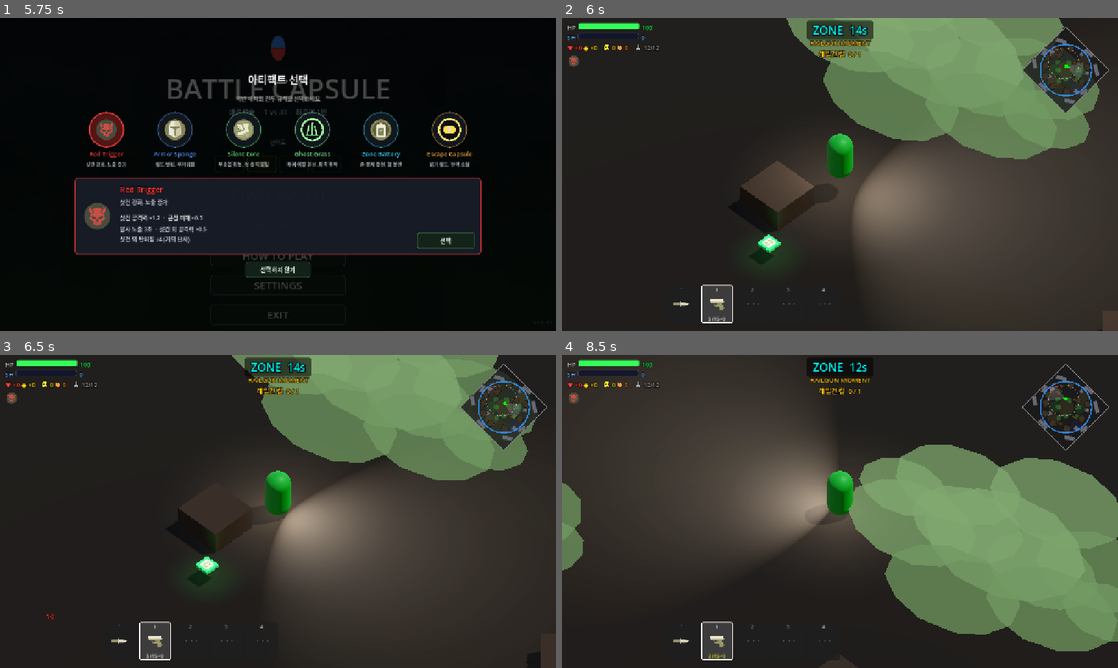
Above: before the commit, frames 1-4 (two rows, left to right).
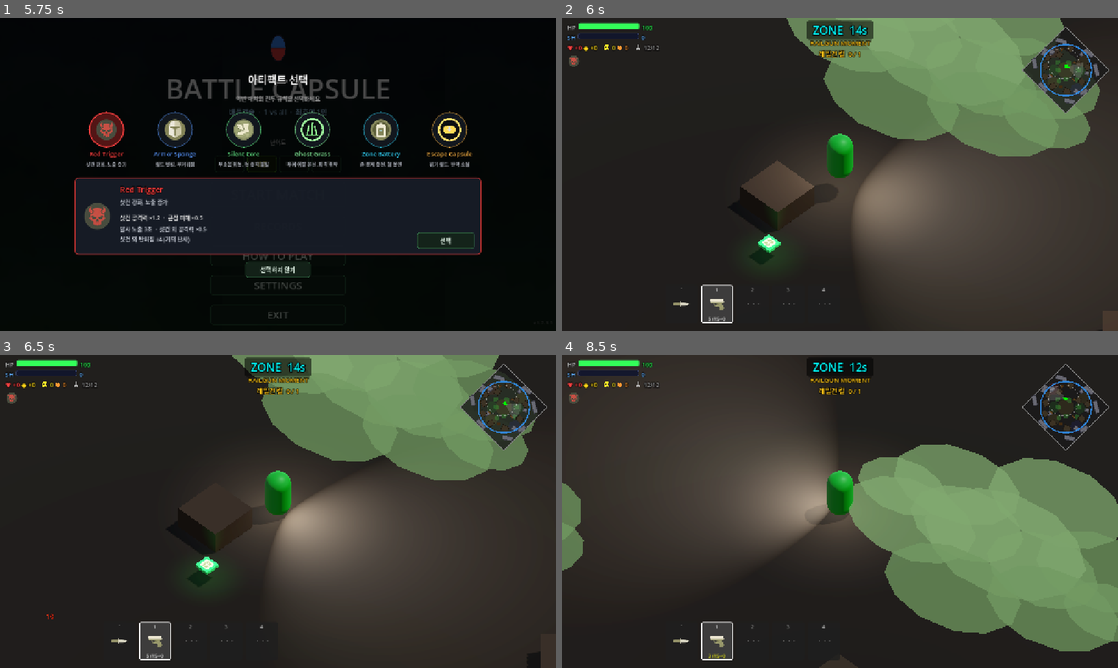
Above: after the commit, the same moments.

Repository: Kyulhee/battle-capsule
Game: Godot game, scene res://src/Main.tscn
The game is run twice, just before and just after one commit, with the same random seed, the same clock (stepped at 60 frames per second) and the same inputs.
Inputs (mouse positions are in pixels of both pictures, inside the frame that each line leads up to):
- Up to frame 1 (5.75 s): click "START MATCH" at 0.5 s; click "START MATCH" at 1.25 s; click "쉬움" at 2 s; click "보통" at 2.75 s; click "어려움" at 3.5 s; click "지옥" at 4.25 s; click "RECORDS" at 5 s
- Up to frame 2 (6 s): click "선택" at 5.75 s
- Up to frame 3 (6.5 s): no input
- Up to frame 4 (8.5 s): tap Enter at 6.5 s; move the mouse to (812, 574) at 6.52 s; press the mouse at (812, 574) at 6.53 s; hold W (ui_up) 6.53-8.03 s; tap Space at 6.77, 7.52 s; move the mouse to (1006, 558) at 7.27 s; release the mouse at (1006, 558) at 7.28 s; tap Q (heal) at 7.35 s; move the mouse to (673, 464) at 8.02 s; hold A (ui_left) from 8.03 s (still down); tap F (interact) at 8.1 s

Frame 1 is identical in both runs. In frame 2, 0.4% of the frame differs, in the area x 40-97%, y 0-46%; in frame 3, 0.2%; in frame 4, 0.6%, in the area x 51-100%, y 28-95%.

Commit message:
feat: rustle bush clumps individually

Diff:
--- a/src/environment/Bush.gd
+++ b/src/environment/Bush.gd
@@ -2,6 +2,12 @@
 
 const RUSTLE_DECAY := 2.4
 const RUSTLE_MOVEMENT_THRESHOLD := 0.65
+const RUSTLE_MOVE_INTERVAL := 0.16
+const RUSTLE_CHUNK_DURATION := 0.44
+const RUSTLE_CHUNK_WAVE_DELAY := 0.045
+const RUSTLE_ENTER_CHUNKS := 3
+const RUSTLE_MOVE_CHUNKS := 2
+const RUSTLE_EXIT_CHUNKS := 2
 const CATALOG_VISUAL_ALPHA := 0.72
 const CATALOG_VISUAL_ALPHA_INSIDE := 0.24
 const INTERIOR_TINT_ALPHA := 0.18
@@ -10,8 +16,10 @@
 var _local_player_inside := false
 var _occupants: Array = []
 var _rustle_amount := 0.0
+var _rustle_move_cooldown := 0.0
 var _feedback_material: StandardMaterial3D = null
 var _catalog_visual_materials: Array = []
+var _rustle_chunks: Array[Dictionary] = []
 
 @onready var _feedback_mesh := $MeshInstance3D as MeshInstance3D
 
@@ -30,7 +38,7 @@
 	elif body.has_method("set_in_bush"):
 		body.set_in_bush(true)
 	_update_local_player_inside()
-	_kick_rustle(1.0)
+	_kick_rustle(1.0, body.global_position, RUSTLE_ENTER_CHUNKS)
 
 func _on_body_exited(body):
 	_occupants.erase(body)
@@ -39,7 +47,7 @@
 	elif body.has_method("set_in_bush"):
 		body.set_in_bush(false)
 	_update_local_player_inside()
-	_kick_rustle(0.65)
+	_kick_rustle(0.65, body.global_position, RUSTLE_EXIT_CHUNKS)
 
 func set_catalog_visual_active(active: bool) -> void:
 	_catalog_visual_active = active
@@ -56,13 +64,18 @@
 		"feedback_visible": _feedback_mesh != null and _feedback_mesh.visible,
 		"catalog_visual_alpha": _catalog_visual_alpha(),
 		"catalog_material_count": _catalog_visual_materials.size(),
+		"rustle_chunk_count": _rustle_chunks.size(),
+		"active_rustle_chunks": _active_rustle_chunk_count(),
 	}
 
 func _process(delta: float) -> void:
 	_clean_occupants()
+	_rustle_move_cooldown = maxf(0.0, _rustle_move_cooldown - delta)
 	for body in _occupants:
 		if body is CharacterBody3D and body.velocity.length() > RUSTLE_MOVEMENT_THRESHOLD:
-			_kick_rustle(0.45)
+			if _rustle_move_cooldown <= 0.0:
+				_kick_rustle(0.45, body.global_position, RUSTLE_MOVE_CHUNKS)
+				_rustle_move_cooldown = RUSTLE_MOVE_INTERVAL
 			break
 	_apply_rustle(delta)
 
@@ -100,6 +113,7 @@
 
 func _configure_catalog_visual() -> void:
 	_catalog_visual_materials.clear()
+	_rustle_chunks.clear()
 	var catalog_visual := _get_catalog_visual()
 	if catalog_visual == null:
 		return
@@ -115,8 +129,20 @@
 				var material := _make_catalog_visual_material(mesh_instance, surface_index)
 				mesh_instance.set_surface_override_material(surface_index, material)
 				_catalog_visual_materials.append(material)
+		_register_rustle_chunk(mesh_instance)
 	for child in node.get_children():
 		_configure_catalog_visual_node(child)
+
+func _register_rustle_chunk(mesh_instance: MeshInstance3D) -> void:
+	_rustle_chunks.append({
+		"node": mesh_instance,
+		"base_transform": mesh_instance.transform,
+		"amount": 0.0,
+		"time": 0.0,
+		"delay": 0.0,
+		"duration": RUSTLE_CHUNK_DURATION,
+		"phase": float(_rustle_chunks.size()) * 0.71 + float(get_instance_id() % 19),
+	})
 
 func _make_catalog_visual_material(mesh_instance: MeshInstance3D, surface_index: int) -> StandardMaterial3D:
 	var source: Material = mesh_instance.get_surface_override_material(surface_index)
@@ -179,10 +205,18 @@
 		if not is_instance_valid(_occupants[i]):
 			_occupants.remove_at(i)
 
-func _kick_rustle(amount: float) -> void:
+func _kick_rustle(amount: float, world_pos: Vector3, max_chunks: int) -> void:
 	_rustle_amount = clampf(maxf(_rustle_amount, amount), 0.0, 1.0)
+	if not _rustle_chunks.is_empty():
+		var indexes := _nearest_rustle_chunk_indexes(world_pos, max_chunks)
+		for order in range(indexes.size()):
+			_activate_rustle_chunk(indexes[order], amount, order)
 
 func _apply_rustle(delta: float) -> void:
+	if not _rustle_chunks.is_empty():
+		_apply_chunk_rustle(delta)
+		return
+
 	var visual := _get_rustle_visual()
 	if visual == null:
 		return
@@ -200,6 +234,92 @@
 	visual.rotation.z = sway * 0.035
 	_rustle_amount = move_toward(_rustle_amount, 0.0, delta * RUSTLE_DECAY)
 
+func _nearest_rustle_chunk_indexes(world_pos: Vector3, max_chunks: int) -> Array[int]:
+	var candidates: Array[Dictionary] = []
+	for i in range(_rustle_chunks.size()):
+		var chunk := _rustle_chunks[i]
+		var node = chunk.get("node")
+		if not is_instance_valid(node):
+			continue
+		var mesh_node := node as Node3D
+		candidates.append({
+			"index": i,
+			"dist": mesh_node.global_position.distance_squared_to(world_pos),
+		})
+	candidates.sort_custom(func(a: Dictionary, b: Dictionary): return float(a.get("dist", 0.0)) < float(b.get("dist", 0.0)))
+
+	var result: Array[int] = []
+	var count = mini(max_chunks, candidates.size())
+	for i in range(count):
+		result.append(int(candidates[i].get("index", 0)))
+	return result
+
+func _activate_rustle_chunk(index: int, amount: float, order: int) -> void:
+	if index < 0 or index >= _rustle_chunks.size():
+		return
+	var chunk := _rustle_chunks[index]
+	var falloff = lerpf(1.0, 0.58, clampf(float(order) / maxf(1.0, float(RUSTLE_ENTER_CHUNKS - 1)), 0.0, 1.0))
+	chunk["amount"] = clampf(maxf(float(chunk.get("amount", 0.0)), amount * falloff), 0.0, 1.0)
+	chunk["time"] = 0.0
+	chunk["delay"] = float(order) * RUSTLE_CHUNK_WAVE_DELAY
+	chunk["duration"] = RUSTLE_CHUNK_DURATION + amount * 0.08
+	_rustle_chunks[index] = chunk
+
+func _apply_chunk_rustle(delta: float) -> void:
+	for i in range(_rustle_chunks.size()):
+		var chunk := _rustle_chunks[i]
+		var node = chunk.get("node")
+		if not is_instance_valid(node):
+			continue
+		var mesh_node := node as Node3D
+		var base_transform: Transform3D = chunk.get("base_transform", Transform3D.IDENTITY)
+		var amount := float(chunk.get("amount", 0.0))
+		if amount <= 0.001:
+			mesh_node.transform = base_transform
+			continue
+
+		var delay := maxf(0.0, float(chunk.get("delay", 0.0)) - delta)
+		if delay > 0.0:
+			chunk["delay"] = delay
+			_rustle_chunks[i] = chunk
+			continue
+
+		var duration := maxf(0.001, float(chunk.get("duration", RUSTLE_CHUNK_DURATION)))
+		var time := float(chunk.get("time", 0.0)) + delta
+		var progress := clampf(time / duration, 0.0, 1.0)
+		var envelope := sin(progress * PI) * (1.0 - progress * 0.18)
+		var active_amount := amount * maxf(0.0, envelope)
+		var phase := Time.get_ticks_msec() * 0.018 + float(chunk.get("phase", 0.0))
+		var sway := sin(phase) * active_amount
+		var lift: float = abs(cos(phase * 0.8)) * active_amount
+
+		var next_transform := base_transform
+		next_transform.origin += Vector3(sway * 0.03, lift * 0.06, cos(phase * 0.7) * active_amount * 0.022)
+		next_transform.basis = base_transform.basis * Basis.from_euler(Vector3(
+			cos(phase * 0.8) * active_amount * 0.035,
+			sin(phase * 0.5) * active_amount * 0.018,
+			sway * 0.042
+		))
+		mesh_node.transform = next_transform
+
+		if progress >= 1.0:
+			chunk["amount"] = 0.0
+			chunk["time"] = 0.0
+			chunk["delay"] = 0.0
+			mesh_node.transform = base_transform
+		else:
+			chunk["time"] = time
+		_rustle_chunks[i] = chunk
+
+	_rustle_amount = move_toward(_rustle_amount, 0.0, delta * RUSTLE_DECAY)
+
+func _active_rustle_chunk_count() -> int:
+	var count := 0
+	for chunk in _rustle_chunks:
+		if float(chunk.get("amount", 0.0)) > 0.001:
+			count += 1
+	return count
+
 func _get_rustle_visual() -> Node3D:
 	var catalog_visual := _get_catalog_visual()
 	if catalog_visual:
--- a/tools/verify_bush_interaction.gd
+++ b/tools/verify_bush_interaction.gd
@@ -91,6 +91,10 @@
 	if feedback_mesh.visible:
 		_fail("Catalog bush feedback mesh should start hidden until the player enters.")
 		return
+	var initial_state: Dictionary = bush.debug_state()
+	if int(initial_state.get("rustle_chunk_count", 0)) != 1:
+		_fail("Catalog bush visual should register one rustle chunk for the test mesh.")
+		return
 
 	var player = _make_entity(entity_script, stats_script, "Player", bush.global_position)
 	player.add_to_group("players")
@@ -109,8 +113,20 @@
 	if float(entered_state.get("rustle_amount", 0.0)) <= 0.0:
 		_fail("Bush enter did not kick rustle feedback.")
 		return
+	if int(entered_state.get("active_rustle_chunks", 0)) <= 0:
+		_fail("Bush enter did not activate a local rustle chunk.")
+		return
 	if float(entered_state.get("catalog_visual_alpha", 1.0)) >= 0.3:
 		_fail("Catalog bush visual did not cut away while player was inside.")
+		return
+	var visual_root_before := catalog_visual.transform
+	var mesh_before := catalog_mesh.transform
+	bush._process(0.1)
+	if catalog_visual.transform != visual_root_before:
+		_fail("Bush rustle moved the whole catalog visual root instead of one chunk.")
+		return
+	if catalog_mesh.transform == mesh_before:
+		_fail("Bush rustle did not move the nearest catalog visual chunk.")
 		return
 
 	bush._on_body_exited(player)
--- a/tools/verify_bush_prop_assets.gd
+++ b/tools/verify_bush_prop_assets.gd
@@ -70,6 +70,10 @@
 		if String(visual.get_meta("prop_id", "")) != "forest.bush":
 			_fail("Generated bush visual prop_id mismatch.")
 			return
+		var state: Dictionary = bush.debug_state()
+		if int(state.get("rustle_chunk_count", 0)) <= 0:
+			_fail("Generated catalog bush did not register rustle chunks.")
+			return
 
 	print("Bush prop asset smoke passed: %d bushes use catalog GLB visuals." % bushes.size())
 	quit(0)
